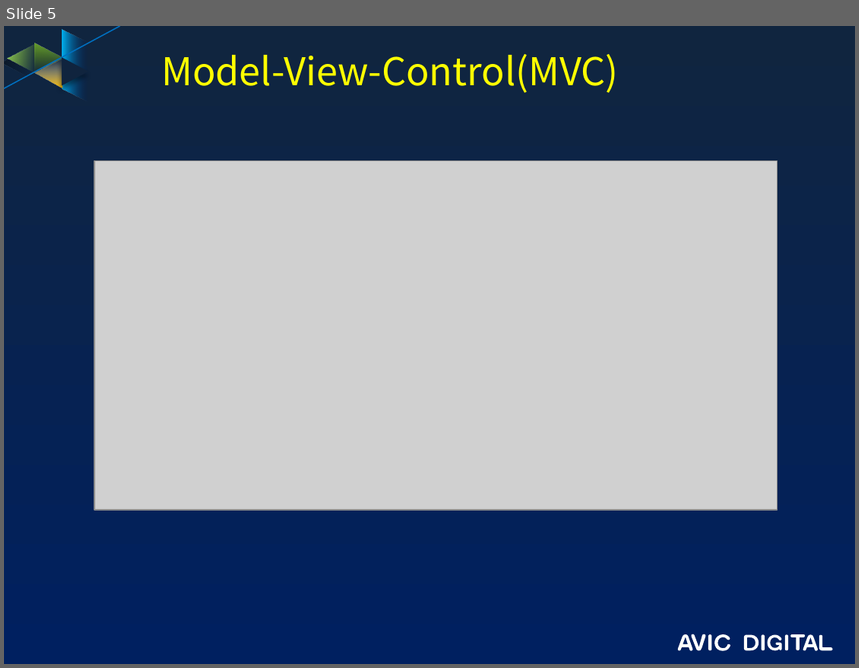
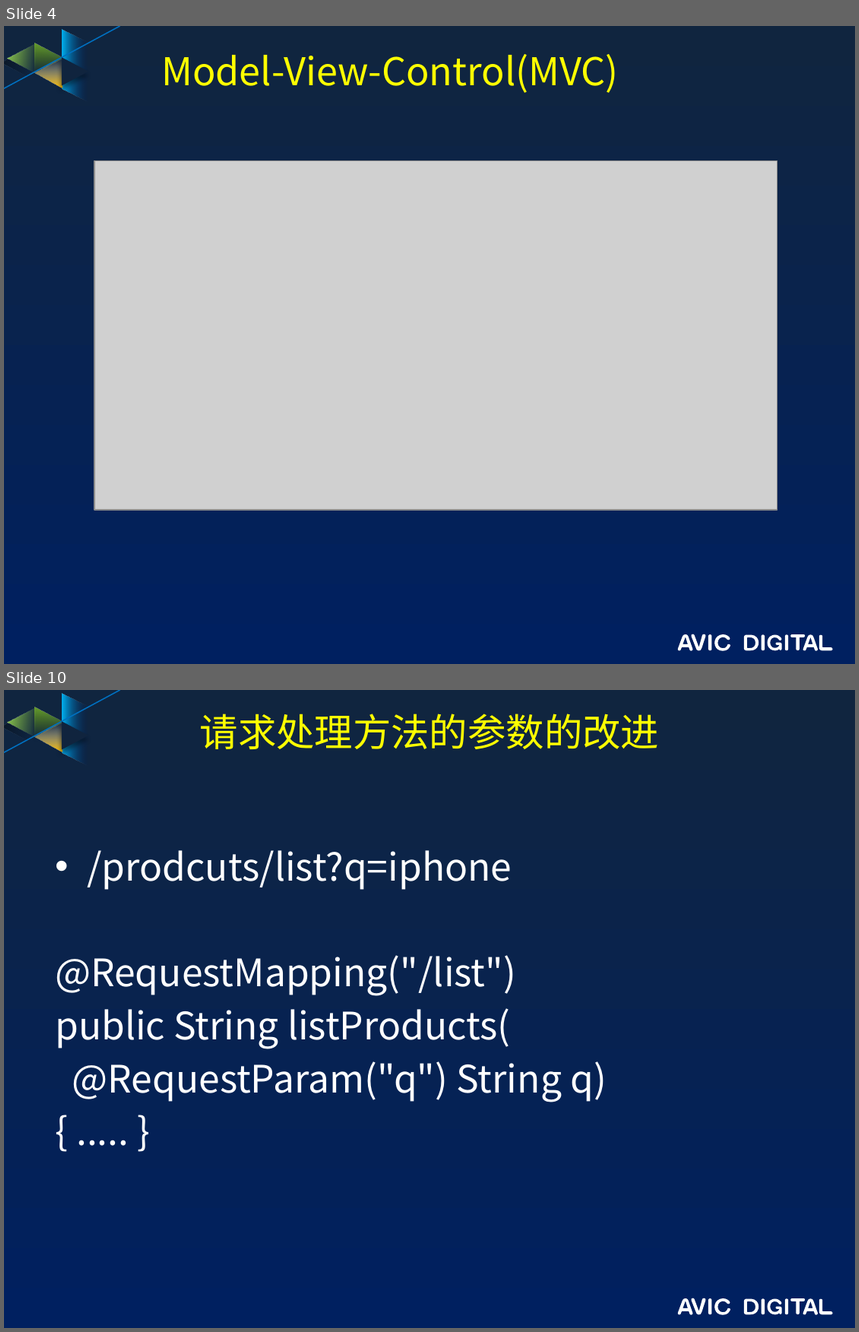
Before and after one commit to guofengzh/java-way, a slide deck: spring/docs/03-mvc.pptx. Shown one above the other, each under a label of ours: slide 5 before the commit, slides 4 and 10 after it; the slides between them are not shown. The pictures are 859x668 and 859x1332 pixels, drawn with LibreOffice and Linux fonts; fonts in the diff are those of the drawing; grey boxes stand for pictures; background and template pictures are left out. Boxes give left, top, right and bottom in pixels: in the first picture for what was removed or moved away, otherwise in the second. Text is boxed around its words. In the diff, an @@ line names an element or a change of style, - is before the commit and + after.

```diff
--- a/spring/docs/03-mvc.pptx
+++ b/spring/docs/03-mvc.pptx
@@ slide 10 added at [4, 690, 855, 1328], background gradient #10253F to #002060; not listed: 17 template elements that a slide beside it also shows @@
@@ title added at [200, 714, 660, 749], 32.4 pt, text #FFFF00 @@
+请求处理方法的参数的改进
@@ text added at [55, 850, 607, 1102], 32 pt, text #FFFFFF @@
+• /prodcuts/list?q=iphone
+@RequestMapping("/list")
+public String listProducts(
+@RequestParam("q") String q)
+{ ..... }
@@ what was slide 5 is now slide 4 @@
```
Also in this commit, not shown: 1 slide changed, 8 other slides added, 1 slide removed, 2 other files.
